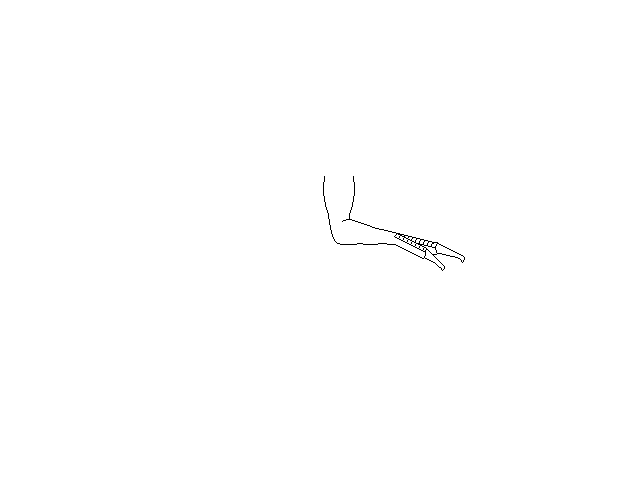
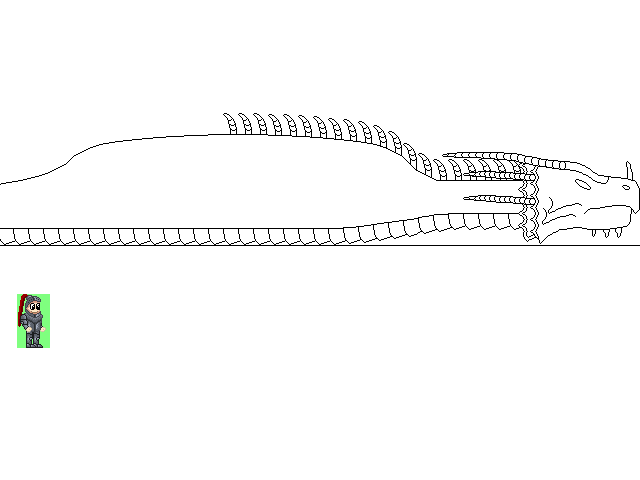
Layer changes from the first 640 x 480 image to the second:
hid "New Layer#17" over box(323, 176, 445, 271)
hid "New Layer#16" over box(323, 176, 465, 263)
showed "New Layer#5" over box(0, 245, 640, 246)
added layer "New Layer copy#1" above "New Layer" over box(17, 152, 640, 348)
added layer "New Layer#6" above "New Layer#3" over box(0, 113, 525, 245)
